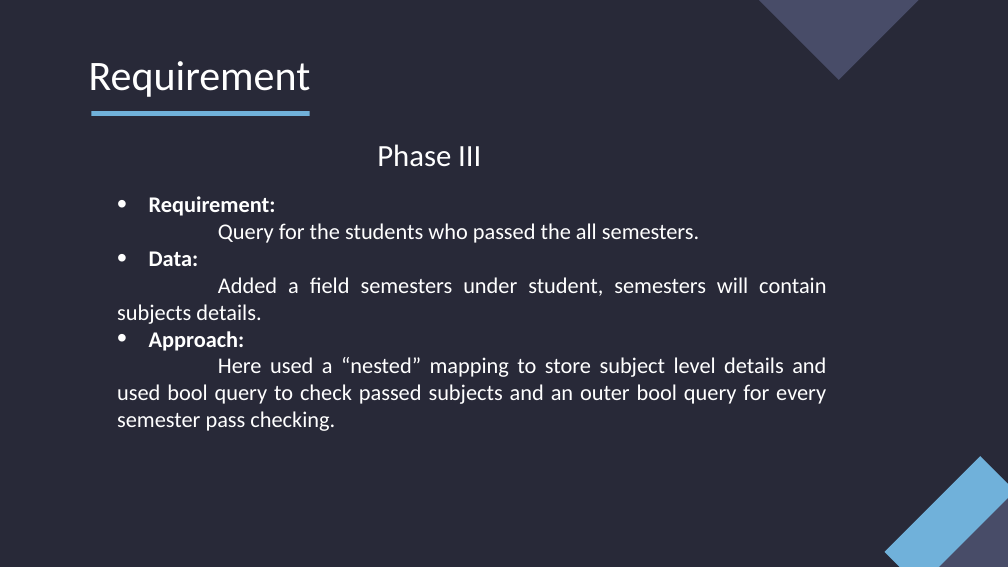
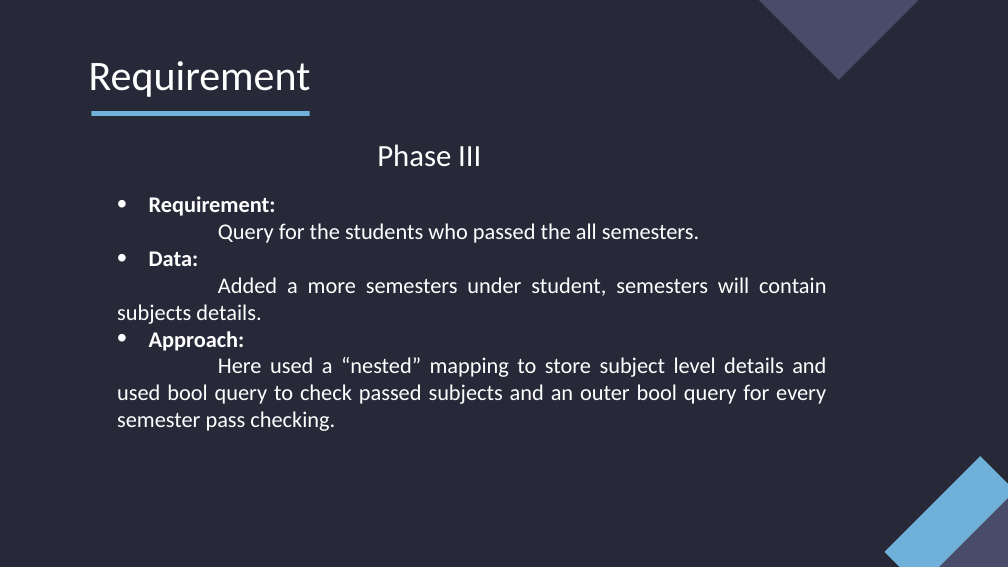
Before and after one commit to mehar-srinivas-chowdari/git-learning, a slide deck: slide 9 of Internship.pptx (slide 7 before the commit). Drawn at 1008x567 pixels with LibreOffice and Linux fonts; fonts in the diff are those of the drawing. Boxes give left, top, right and bottom in pixels: in the first picture for what was removed or moved away, otherwise in the second. Text is boxed around its words. In the diff, an @@ line names an element or a change of style, - is before the commit and + after.

```diff
--- a/Internship.pptx
+++ b/Internship.pptx
@@ text at [117,277,826,324]: text changed @@
-  Added a field semesters under student, semesters will contain subjects details.
+  Added a more semesters under student, semesters will contain subjects details.
```
Also in this commit, not shown: 6 other slides changed, 5 slides added.
